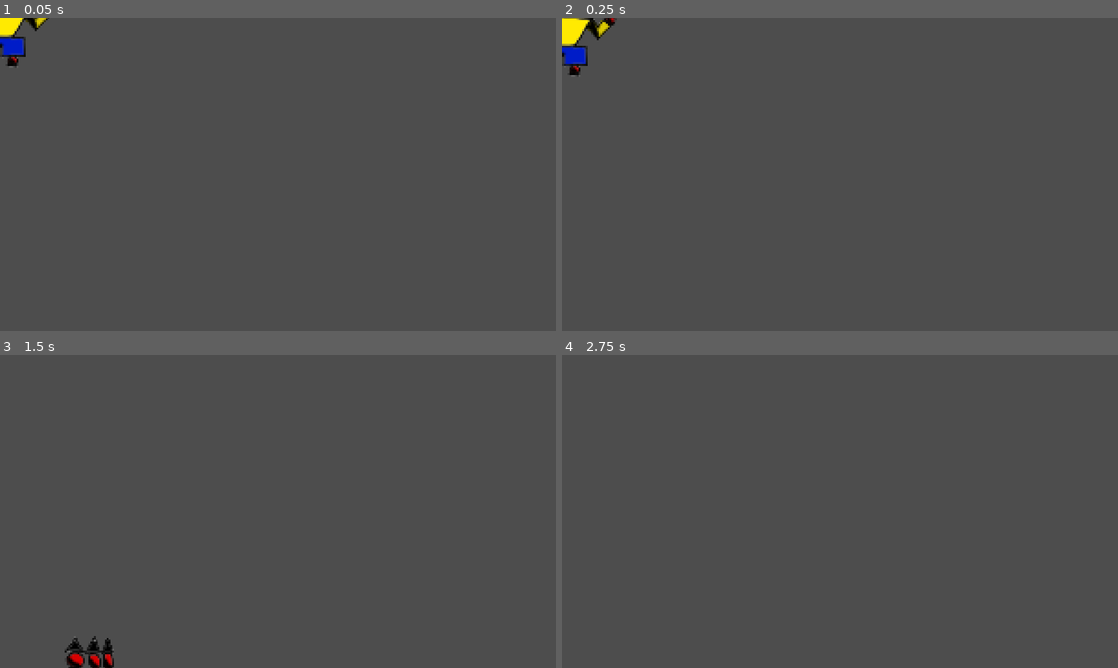
Above: before the commit, frames 1-4 (two rows, left to right).
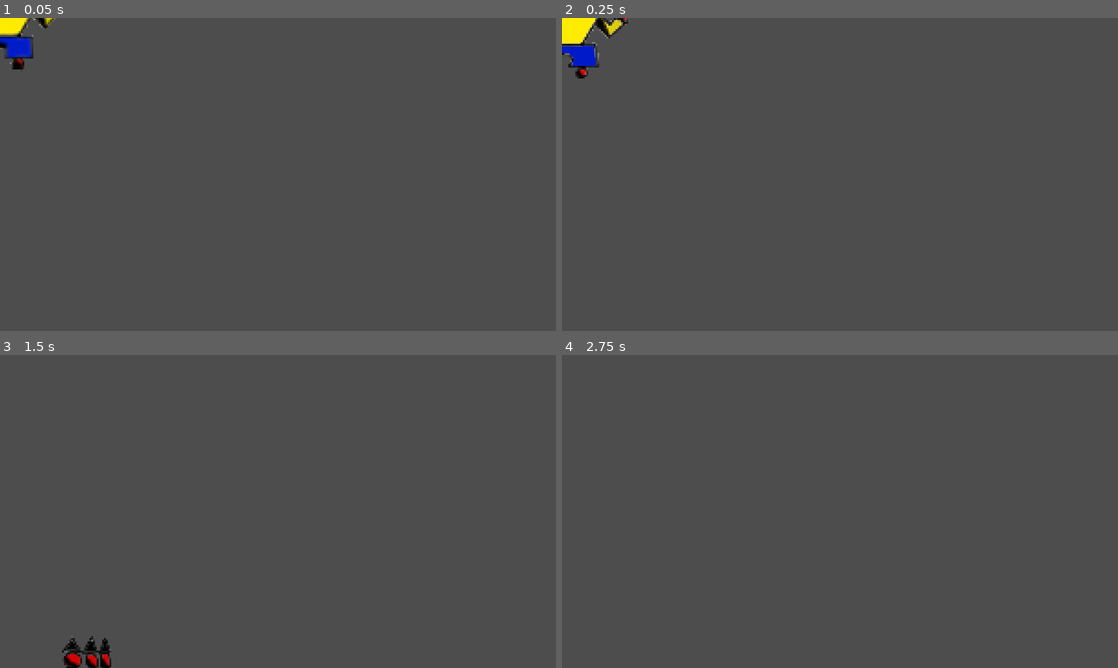
Above: after the commit, the same moments.

Repository: ivanbalhawan/punching-bag
Game: Godot game, scene res://character/character.tscn
The game is run twice, just before and just after one commit, with the same random seed, the same clock (stepped at 60 frames per second) and the same inputs.
Inputs:
- Up to frame 1 (0.05 s): no input
- Up to frame 2 (0.25 s): no input
- Up to frame 3 (1.5 s): tap Enter (punch) at 0.5, 0.6, 1.35 s; hold D (move_right) from 0.53 s (still down); tap Space (jump) at 0.77 s
- Up to frame 4 (2.75 s): tap Space (jump) at 1.52, 2 s; release D (move_right) at 2.03 s; hold A (move_left) from 2.03 s (still down); tap Enter (punch) at 2.1 s

The runs differ from the first frame. In frame 1, 0.6% of the frame differs, in the area x 0-10%, y 0-17%; in frame 2, 0.9%, in the area x 0-12%, y 0-20%; in frame 3, 0.4%; in frame 4, nothing differs.

Commit message:
rename sprites and add new animations

Diff:
--- a/character/CharacterBody2D.gd
+++ b/character/CharacterBody2D.gd
@@ -1,7 +1,8 @@
 extends CharacterBody2D
 
 
-const SPEED = 300.0
+const ACCELERATION = 10
+const TOP_SPEED = 800.0
 const JUMP_VELOCITY = -400.0
 
 # Get the gravity from the project settings to be synced with RigidBody nodes.
@@ -17,33 +18,13 @@
 
 var is_on_floor = false
 
+func _ready():
+    animation.set_autoplay("idle")
+
 func punch():
     animation.play("punch")
 
-
-# func handle_collision(collision: KinematicCollision2D):
-#     # Given a KinematicCollision2D object
-#     # calculate the appropriate collision response
-#     # and return a boolean indicating whether or not the collision is done
-#     if not collision:
-#         return true
-#     var collider = collision.get_collider()
-#     var remainder = collision.get_remainder()
-#     if collider is StaticBody2D:
-#         if collision.get_normal().y < 0:
-#             if not is_on_floor:
-#                 is_on_floor = true
-#                 velocity = velocity.slide(Vector2(0, 1))
-#
-#     elif collider is RigidBody2D:
-#         print("here")
-#         var force = collision.get_normal() * -push_force
-#         collider.apply_force(force)
-#     return not remainder
-
 func _physics_process(delta):
-    # Add the gravity.
-
     if not is_on_floor:
         velocity.y += gravity * delta
     if Input.is_action_just_pressed("punch"):
@@ -62,13 +43,23 @@
         orientation = 1
         scale.x = -scale.x
 
-    # Get the input direction and handle the movement/deceleration.
-    # As good practice, you should replace UI actions with custom gameplay actions.
     var direction = Input.get_axis("move_left", "move_right")
     if direction:
-        velocity.x = direction * SPEED
+        if (
+            animation.get_current_animation() == "idle"
+            or not animation.is_playing()
+        ):
+            animation.stop()
+            animation.play("run")
+        velocity.x = move_toward(velocity.x, (direction * TOP_SPEED), ACCELERATION)
     else:
-        velocity.x = move_toward(velocity.x, 0, SPEED)
+        if (
+            animation.get_current_animation() == "run"
+            or not animation.is_playing()
+        ):
+            animation.stop()
+            animation.play("idle")
+        velocity.x = move_toward(velocity.x, 0, ACCELERATION)
 
     var collision = move_and_collide(velocity * delta)
     if collision:
--- a/character/character.tscn
+++ b/character/character.tscn
@@ -1,9 +1,11 @@
-[gd_scene load_steps=10 format=3 uid="uid://vngkb0wit5bc"]
+[gd_scene load_steps=14 format=3 uid="uid://vngkb0wit5bc"]
 
 [ext_resource type="Script" path="res://character/CharacterBody2D.gd" id="1_yav5t"]
-[ext_resource type="Texture2D" uid="uid://cd2sraa1tb5g1" path="res://character/assets/GUY_SPRITESHEET.png" id="2_i7ym5"]
+[ext_resource type="Texture2D" uid="uid://do75qfhwvrexs" path="res://assets/character/sprites/idle_sprites.png" id="2_jsd5o"]
 [ext_resource type="Script" path="res://HitBox.gd" id="3_bksil"]
-[ext_resource type="Texture2D" uid="uid://dejq48j3647ui" path="res://assets/EFFECTS_SPRITESHEET.png" id="4_v7edu"]
+[ext_resource type="Texture2D" uid="uid://cd2sraa1tb5g1" path="res://assets/character/sprites/punch_sprites.png" id="4_frn2c"]
+[ext_resource type="Texture2D" uid="uid://be22qis8w6xi5" path="res://assets/character/sprites/run_sprites.png" id="5_n1gov"]
+[ext_resource type="Texture2D" uid="uid://ot3tird16kjv" path="res://assets/character/sprites/punch_effects_sprites.png" id="6_yu0tq"]
 
 [sub_resource type="RectangleShape2D" id="RectangleShape2D_f2s3j"]
 size = Vector2(214.286, 189.881)
@@ -96,6 +98,71 @@
 "transitions": PackedFloat32Array(1),
 "update": 0,
 "values": [Vector2(214.286, 189.881)]
+}
+tracks/7/type = "value"
+tracks/7/imported = false
+tracks/7/enabled = true
+tracks/7/path = NodePath("character_sprite:texture")
+tracks/7/interp = 1
+tracks/7/loop_wrap = true
+tracks/7/keys = {
+"times": PackedFloat32Array(0),
+"transitions": PackedFloat32Array(1),
+"update": 1,
+"values": [ExtResource("2_jsd5o")]
+}
+tracks/8/type = "value"
+tracks/8/imported = false
+tracks/8/enabled = true
+tracks/8/path = NodePath("character_sprite:hframes")
+tracks/8/interp = 1
+tracks/8/loop_wrap = true
+tracks/8/keys = {
+"times": PackedFloat32Array(0),
+"transitions": PackedFloat32Array(1),
+"update": 1,
+"values": [5]
+}
+
+[sub_resource type="Animation" id="Animation_afh3p"]
+resource_name = "idle"
+length = 0.5
+loop_mode = 1
+tracks/0/type = "value"
+tracks/0/imported = false
+tracks/0/enabled = true
+tracks/0/path = NodePath("character_sprite:texture")
+tracks/0/interp = 1
+tracks/0/loop_wrap = true
+tracks/0/keys = {
+"times": PackedFloat32Array(0),
+"transitions": PackedFloat32Array(1),
+"update": 1,
+"values": [ExtResource("2_jsd5o")]
+}
+tracks/1/type = "value"
+tracks/1/imported = false
+tracks/1/enabled = true
+tracks/1/path = NodePath("character_sprite:hframes")
+tracks/1/interp = 1
+tracks/1/loop_wrap = true
+tracks/1/keys = {
+"times": PackedFloat32Array(0),
+"transitions": PackedFloat32Array(1),
+"update": 1,
+"values": [5]
+}
+tracks/2/type = "value"
+tracks/2/imported = false
+tracks/2/enabled = true
+tracks/2/path = NodePath("character_sprite:frame")
+tracks/2/interp = 1
+tracks/2/loop_wrap = true
+tracks/2/keys = {
+"times": PackedFloat32Array(0, 0.1, 0.2, 0.3, 0.4),
+"transitions": PackedFloat32Array(1, 1, 1, 1, 1),
+"update": 1,
+"values": [0, 1, 2, 3, 4]
 }
 
 [sub_resource type="Animation" id="Animation_2xyr8"]
@@ -174,11 +241,78 @@
 "update": 0,
 "values": [Vector2(263.11, 189.881), Vector2(237.964, 189.881), Vector2(156.773, 189.005), Vector2(173.994, 189.005), Vector2(134.801, 189.005), Vector2(169.837, 189.005), Vector2(153.803, 187.225), Vector2(225.657, 186.631)]
 }
+tracks/6/type = "value"
+tracks/6/imported = false
+tracks/6/enabled = true
+tracks/6/path = NodePath("character_sprite:texture")
+tracks/6/interp = 1
+tracks/6/loop_wrap = true
+tracks/6/keys = {
+"times": PackedFloat32Array(0),
+"transitions": PackedFloat32Array(1),
+"update": 1,
+"values": [ExtResource("4_frn2c")]
+}
+tracks/7/type = "value"
+tracks/7/imported = false
+tracks/7/enabled = true
+tracks/7/path = NodePath("character_sprite:hframes")
+tracks/7/interp = 1
+tracks/7/loop_wrap = true
+tracks/7/keys = {
+"times": PackedFloat32Array(0),
+"transitions": PackedFloat32Array(1),
+"update": 1,
+"values": [6]
+}
+
+[sub_resource type="Animation" id="Animation_hjwhq"]
+resource_name = "run"
+length = 0.8
+loop_mode = 1
+tracks/0/type = "value"
+tracks/0/imported = false
+tracks/0/enabled = true
+tracks/0/path = NodePath("character_sprite:texture")
+tracks/0/interp = 1
+tracks/0/loop_wrap = true
+tracks/0/keys = {
+"times": PackedFloat32Array(0),
+"transitions": PackedFloat32Array(1),
+"update": 1,
+"values": [ExtResource("5_n1gov")]
+}
+tracks/1/type = "value"
+tracks/1/imported = false
+tracks/1/enabled = true
+tracks/1/path = NodePath("character_sprite:hframes")
+tracks/1/interp = 1
+tracks/1/loop_wrap = true
+tracks/1/keys = {
+"times": PackedFloat32Array(0),
+"transitions": PackedFloat32Array(1),
+"update": 1,
+"values": [8]
+}
+tracks/2/type = "value"
+tracks/2/imported = false
+tracks/2/enabled = true
+tracks/2/path = NodePath("character_sprite:frame")
+tracks/2/interp = 1
+tracks/2/loop_wrap = true
+tracks/2/keys = {
+"times": PackedFloat32Array(0, 0.1, 0.2, 0.3, 0.4, 0.5, 0.6, 0.7),
+"transitions": PackedFloat32Array(1, 1, 1, 1, 1, 1, 1, 1),
+"update": 1,
+"values": [0, 1, 2, 3, 4, 5, 6, 7]
+}
 
 [sub_resource type="AnimationLibrary" id="AnimationLibrary_3p1rs"]
 _data = {
 "RESET": SubResource("Animation_ig6wc"),
-"punch": SubResource("Animation_2xyr8")
+"idle": SubResource("Animation_afh3p"),
+"punch": SubResource("Animation_2xyr8"),
+"run": SubResource("Animation_hjwhq")
 }
 
 [node name="CharacterBody2D" type="CharacterBody2D"]
@@ -207,8 +341,8 @@
 [node name="character_sprite" type="Sprite2D" parent="."]
 position = Vector2(2.08165e-12, 2.08165e-12)
 scale = Vector2(0.75, 0.75)
-texture = ExtResource("2_i7ym5")
-hframes = 6
+texture = ExtResource("2_jsd5o")
+hframes = 5
 frame = 4
 
 [node name="CollisionShape2D" type="CollisionShape2D" parent="."]
@@ -238,7 +372,7 @@
 [node name="effects_sprite" type="Sprite2D" parent="."]
 position = Vector2(-44.2857, 8)
 scale = Vector2(0.477, 0.69)
-texture = ExtResource("4_v7edu")
+texture = ExtResource("6_yu0tq")
 hframes = 6
 frame = 3
 
--- a/punching_bag/punching_bag_body.tscn
+++ b/punching_bag/punching_bag_body.tscn
@@ -1,7 +1,7 @@
 [gd_scene load_steps=9 format=3 uid="uid://x2p5sdl0134u"]
 
 [ext_resource type="Script" path="res://punching_bag/punching_bag_body.gd" id="1_e2qm2"]
-[ext_resource type="Texture2D" uid="uid://c3x8f80uoqh5d" path="res://assets/BAG_SPRITESHEET.png" id="2_pwyvw"]
+[ext_resource type="Texture2D" uid="uid://c3x8f80uoqh5d" path="res://assets/bag/sprites/bag_sprites.png" id="2_v0e5w"]
 [ext_resource type="Script" path="res://HurtBox.gd" id="3_bbor4"]
 
 [sub_resource type="PhysicsMaterial" id="PhysicsMaterial_qqejd"]
@@ -49,7 +49,7 @@
 modulate = Color(1, 0.129412, 1, 1)
 position = Vector2(8.00001, 16)
 scale = Vector2(0.588957, 0.746667)
-texture = ExtResource("2_pwyvw")
+texture = ExtResource("2_v0e5w")
 hframes = 6
 frame = 5
 
Binary file added: assets/background.png
Not shown, added: assets/background.png.import
Binary file added: assets/bag/sprites/bag_sprites.png
Not shown, added: assets/bag/sprites/bag_sprites.png.import
Binary file added: assets/character/sprites/idle_sprites.png
Not shown, added: assets/character/sprites/idle_sprites.png.import
Binary file added: assets/character/sprites/jump_sprites.png
Not shown, added: assets/character/sprites/jump_sprites.png.import
Binary file added: assets/character/sprites/punch_effects_sprites.png
Not shown, added: assets/character/sprites/punch_effects_sprites.png.import
Binary file added: assets/character/sprites/punch_sprites.png
Not shown, added: assets/character/sprites/punch_sprites.png.import
(and 2 more such lines)
